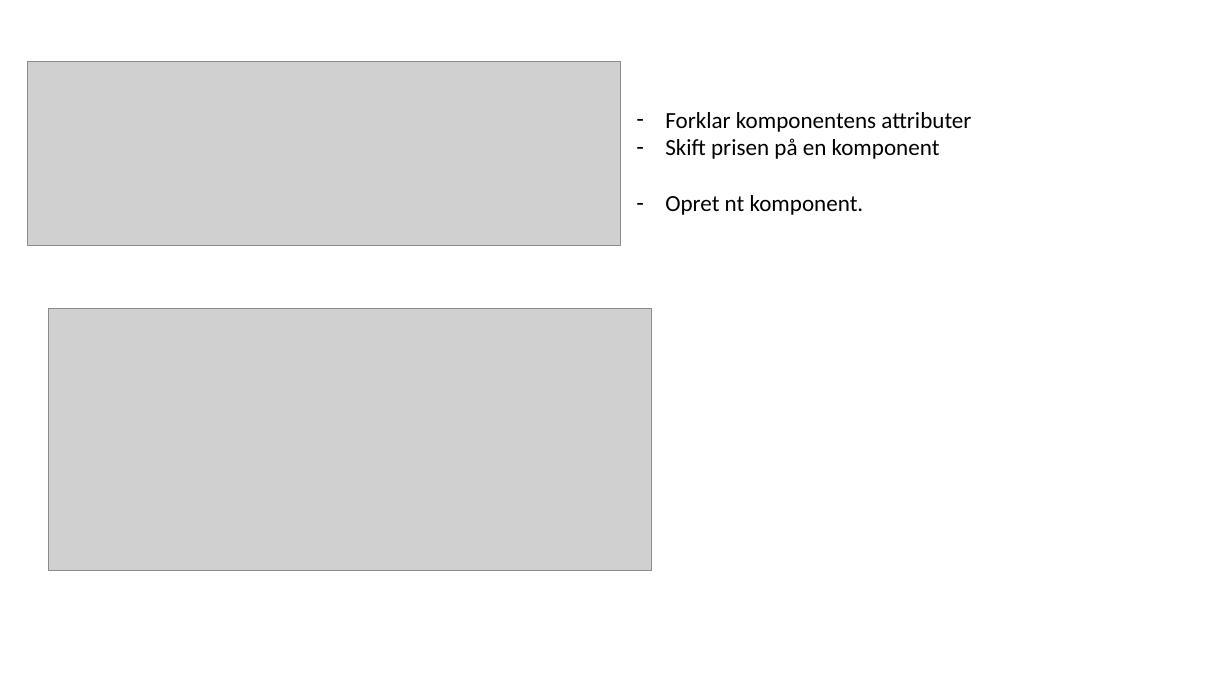
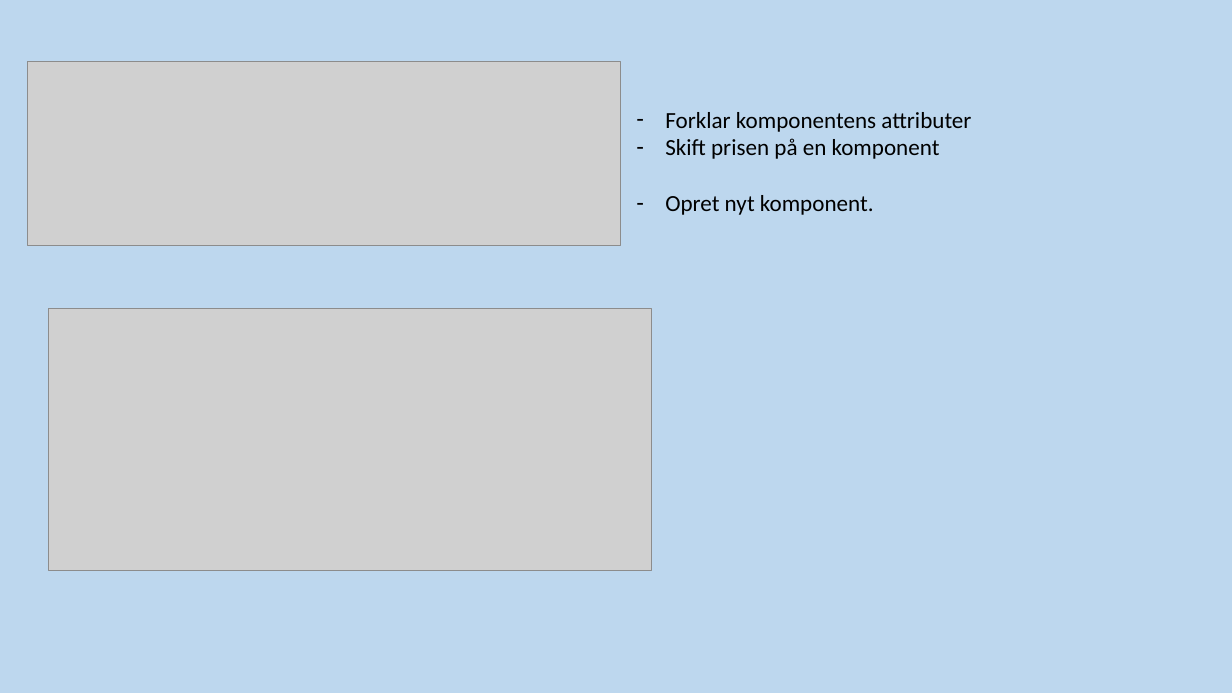
Before and after one commit to Lforlasse/FOG-Carport, a slide deck: slide 4 of Filer/Demonstration.pptx. Drawn at 1232x693 pixels with LibreOffice and Linux fonts; fonts in the diff are those of the drawing; grey boxes stand for pictures. Boxes give left, top, right and bottom in pixels: in the first picture for what was removed or moved away, otherwise in the second. Text is boxed around its words. In the diff, an @@ line names an element or a change of style, - is before the commit and + after.

```diff
--- a/Filer/Demonstration.pptx
+++ b/Filer/Demonstration.pptx
@@ background #FFFFFF to #BDD7EE @@
@@ text at box(665, 195, 874, 215): text changed @@
-– Opret nt komponent.
+– Opret nyt komponent.
```
Also in this commit, not shown: 7 other slides changed.
